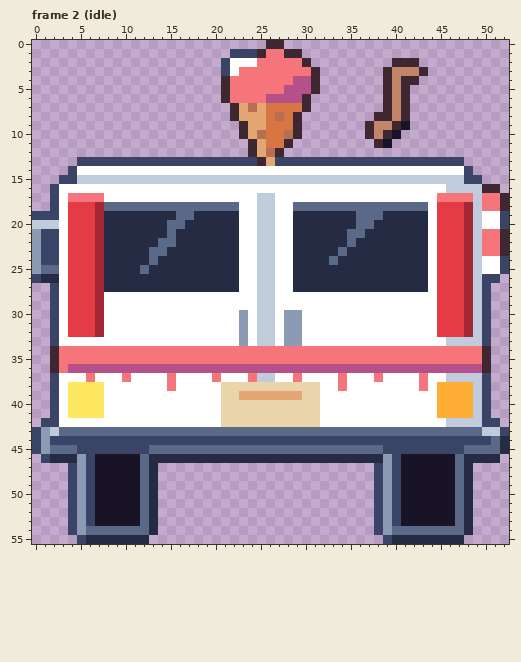
File history of a pixel-art file, art/depths/ice-cream-truck@94.aseprite. This is how it looked before the edit.
53x56 pixels, 6 frames. Shown: frame 2 (idle). The commit also changed other frames, which this record leaves out.
And afterwards:
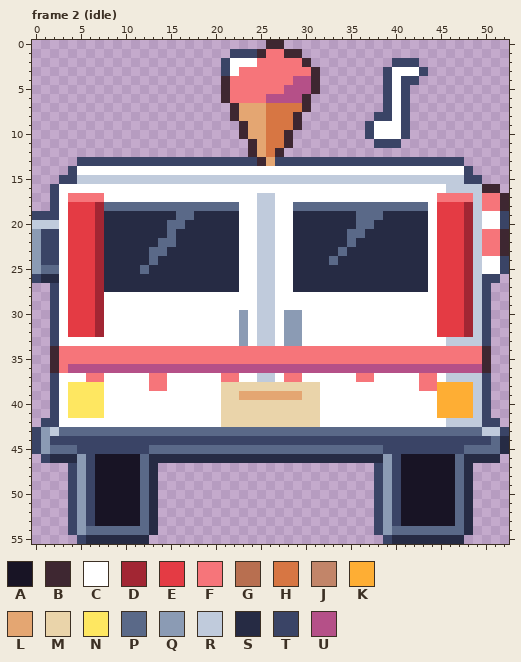
Palette (. is transparent): A #181425  B #3e2731  C #ffffff  D #a22633  E #e43b44  F #f6757a  G #b86f50  H #d77643  J #c28569  K #feae34  L #e4a672  M #ead4aa  N #fee761  P #5a6988  Q #8b9bb4  R #c0cbdc  S #262b44  T #3a4466  U #b55088
From old to new:
--- frame 2 (idle)
@@ x 22..45 @@
  1 TTTBFFBB................
- 2 CCCFFFFFB.........BBB...
- 3 CFFFFFFFFB.......BJJJB..
- 4 FFFFFFFUUB.......BJBB...
- 5 FFFFFFUUUB.......BJB....
- 6 FFFFUUUUB........BJB....
- 7 BLGLHHHHB........BJB....
- 8 BLLLHGHB........BBJB....
- 9 .BLLHHHB.......BJJBA....
-10 .BLGHHGB.......BJBA.....
-11 ..BLHHB.........BA......
-12 ..BLGB..................
+ 2 CCCFFFFFB.........TTT...
+ 3 CFFFFFFFFB.......TCCCT..
+ 4 FFFFFFFUUB.......TCTT...
+ 5 FFFFFFUUUB.......TCT....
+ 6 FFFFUUUUB........TCT....
+ 7 BLLLHHHHB........TCT....
+ 8 BLLLHHHB........TTCT....
+ 9 .BLLHHHB.......TCCCT....
+10 .BLLHHB........TCCCT....
+11 ..BLHHB.........TTT.....
+12 ..BLHB..................
 13 TTTBLTTTTTTTTTTTTTTTTTTT
@@ x 0..52 @@
 36 ..BFUUUUUUUUUUUUUUUUUUUUUUUUUUUUUUUUUUUUUUUUUUUUUUB..
-37 ..TCCCFCCCFCCCCFCCCCFCCCFRRCCFCCCCFCCCFCCCCFCCRRRRT..
-38 ..TCNNNNCCCCCCCFCCCCCMMMMMMMMMMMCCFCCCCCCCCFCKKKKRT..
+37 ..TCCCFFCCCCCFFCCCCCCFFCCRRCFFCCCCCCFFCCCCCFFCRRRRT..
+38 ..TCNNNNCCCCCFFCCCCCCMMMMMMMMMMMCCCCCCCCCCCFFKKKKRT..
 39 ..TCNNNNCCCCCCCCCCCCCMMLLLLLLLMMCCCCCCCCCCCCCKKKKRT..
Pixel boxes of the changes (left, top, right, bottom) in both pictures:
changed: (365, 58, 428, 148)
changed: (248, 103, 302, 157)
changed: (95, 373, 293, 391)
changed: (338, 373, 383, 391)
changed: (428, 373, 437, 391)
